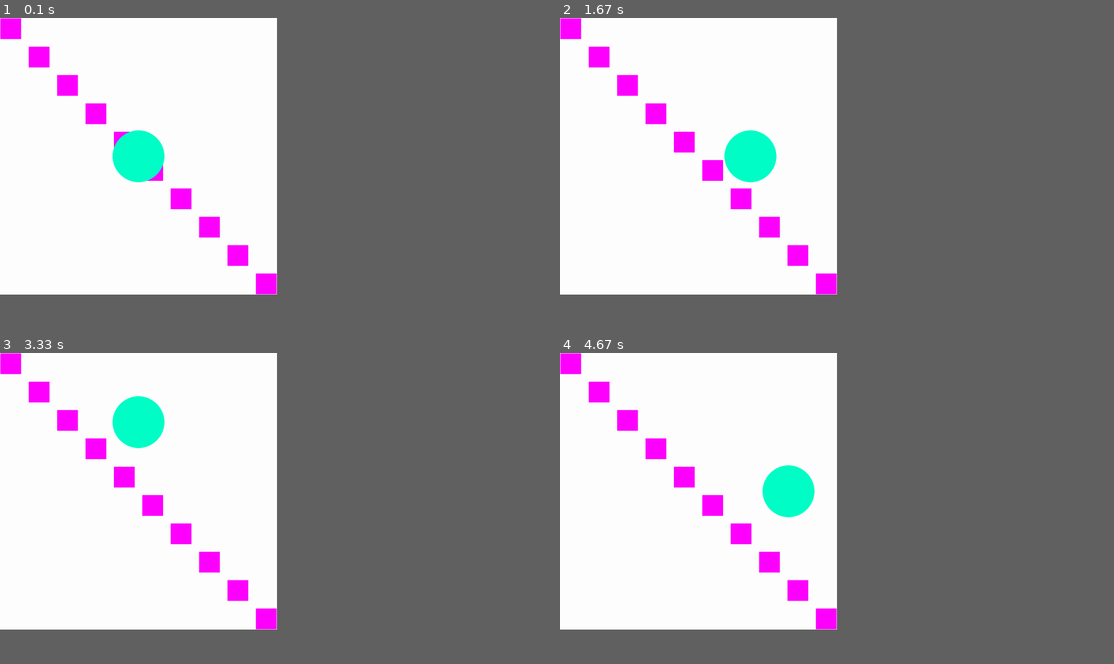
Above: before the commit, frames 1-4 (two rows, left to right).
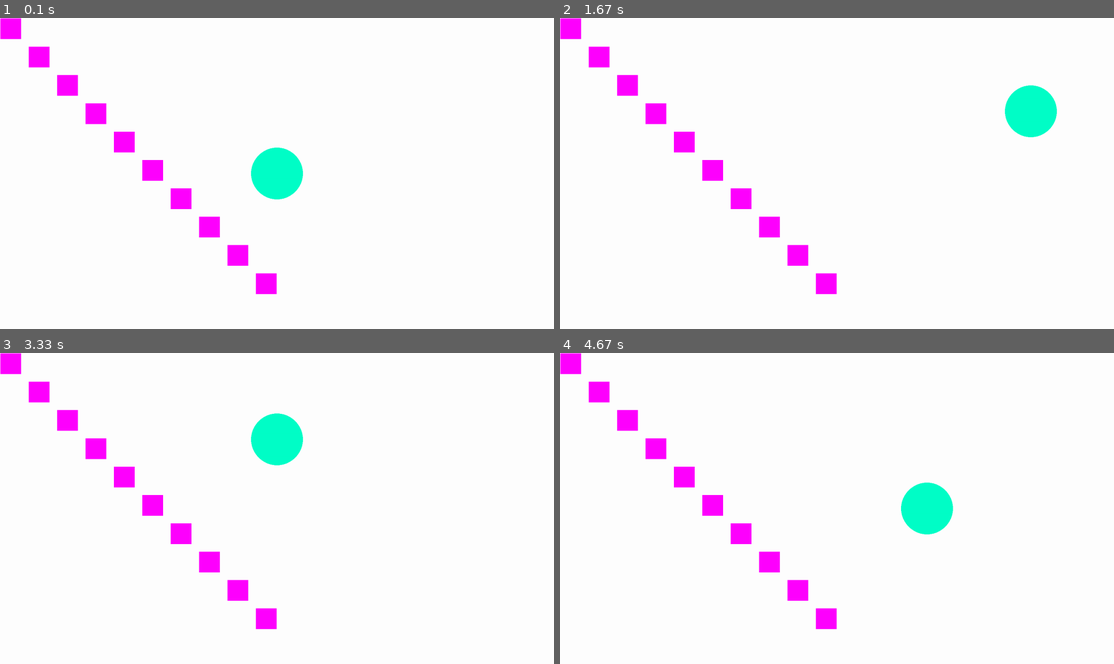
Above: after the commit, the same moments.

Repository: HiImYann/Projet-Pygame-Informatique-OC-2021
Game: pygame game, started from Commencement.py
The game is run twice, just before and just after one commit, with the same random seed, the same clock (stepped at 60 frames per second) and the same inputs.
Inputs:
- Up to frame 1 (0.1 s): no input
- Up to frame 2 (1.67 s): hold Right 0.33-0.8 s; hold Up 0.83-1.13 s; hold Right 1.17-1.63 s
- Up to frame 3 (3.33 s): hold Left 1.67-2.2 s; hold Down 2.23-2.53 s; hold Left 2.57-2.97 s; hold Up from 3 s (still down)
- Up to frame 4 (4.67 s): release Up at 3.37 s; hold Right 3.4-4.03 s; hold Down 4.07-4.43 s; hold Left from 4.47 s (still down)
In our replay, the window is 450x450 before the commit and 900x506 after it. These sizes can differ from the game's own. Grey fills any space a smaller window leaves; there, only what the larger window draws over its background counts as a difference.

The runs differ from the first frame. In frame 1, 2.5% of the frame differs, in the area x 20-55%, y 35-89%; in frame 2, 2.6%; in frame 3, 2.6%; in frame 4, 2.6%, in the area x 20-71%, y 35-89%.

Commit message:
Optimisation du code
Le but étant de mettre une variable qu'on utilisera par la suite. Comme ça si on a besoin de faire un changement on change une seule variable et le reste suit

Diff:
--- a/Commencement.py
+++ b/Commencement.py
@@ -1,19 +1,21 @@
-import pygame
-import time
+import pygame, time
+
+# -- Variables --
+
 pygame.init()
-
 clock = pygame.time.Clock()
 fps_limit = 60.0
 
-screen = pygame.display.set_mode([800,800])
-pygame.display.set_caption('Cul gras')
+resx = 1600 #Dimensions de la fenêtre, ici en 16/9
+resy = 900
+screen = pygame.display.set_mode([resx,resy]) #Définit la taille de la fenètre à 800 par 800 (pixels)
+pygame.display.set_caption('EL JUEGO') #Définit le nom de la fenètre
 
-posx = 400
-posy = 400
-centre = (posx,posy)
+posx = 0 #Variable position pour permettre aux objets de bouger
+posy = 0
+centre = (resx/2,resy/2)
 
-#Vitesse
-vit = 10
+vit = 10 #Vitesse
 
 #Couleurs
 red = (255,0,0)
@@ -27,14 +29,15 @@
 pink = (255,0,255)
 
 
+# -- Classes --
 
 class Cercle():
     def __init__(self,couleur,rayon):
         pygame.sprite.Sprite.__init__(self)
         self.couleur = couleur
         self.rayon = rayon
-        self.position_x = 400
-        self.position_y = 400
+        self.position_x = resx/2
+        self.position_y = resy/2
 
     def update(self): #fonction executée à chaque frame pour afficher l'objet
         pygame.draw.circle(screen, self.couleur, (self.position_x,self.position_y), self.rayon)
@@ -42,11 +45,17 @@
     def mouvements(self,x,y):
         self.position_x += x
         self.position_y += y
-        if self.position_x < 0 or self.position_x > 800 or self.position_y < 0 or self.position_y > 800:
-            self.position_x = 400
-            self.position_y = 400
+        '''if self.position_x < 0 or self.position_x > 800 or self.position_y < 0 or self.position_y > 800:
+            self.position_x = 1600
+            self.position_y = 900'''
+
+
+# -- Objets --
 
 cercle1 = Cercle(aqua,75)
+
+
+# -- Boucle du jeu --
 
 running = True
 while running:
